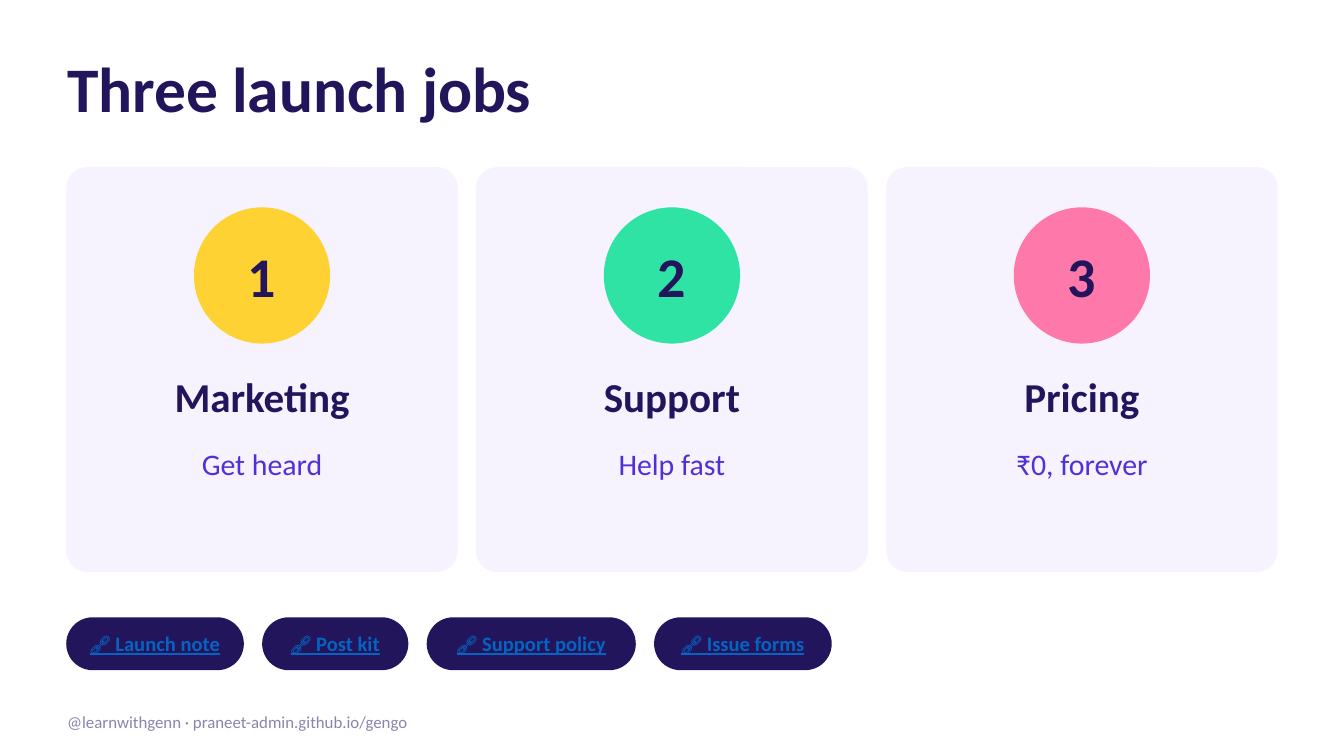
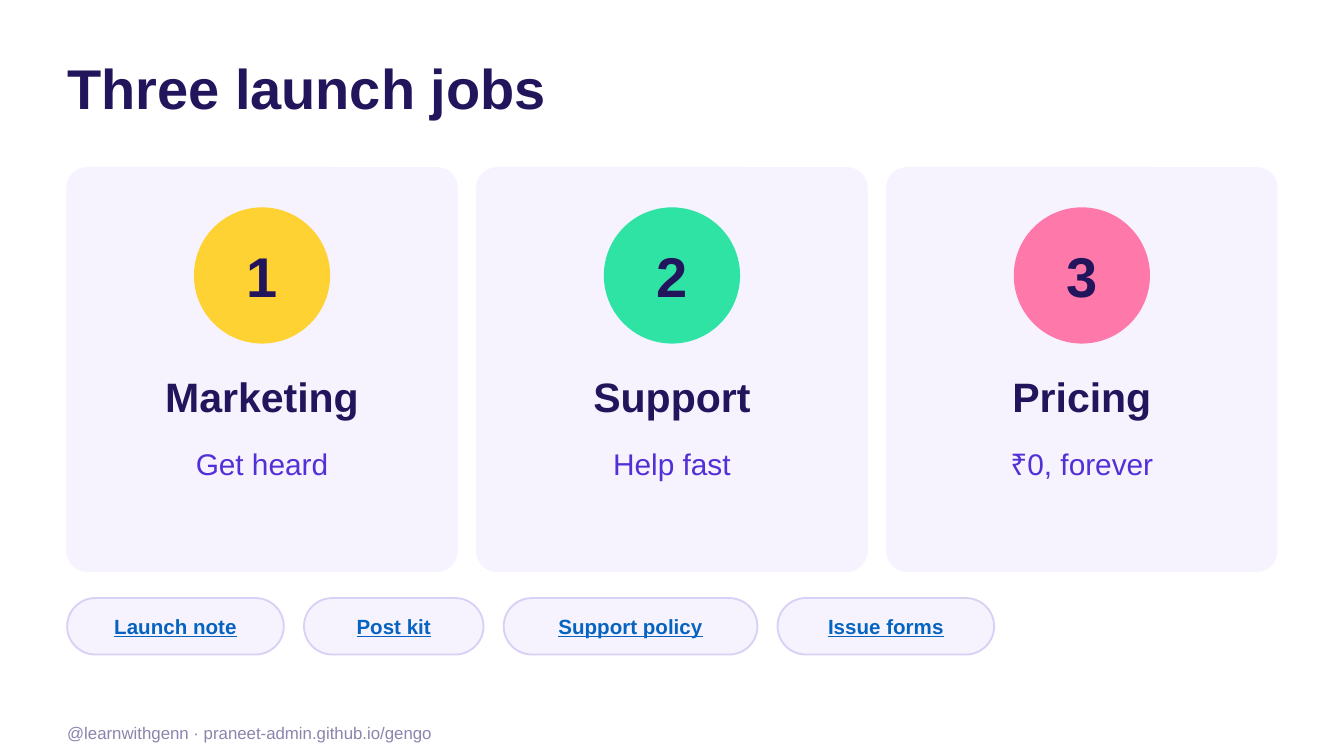
Before and after one commit to praneet-admin/gengo, a slide deck: slide 4 of launch/Gengo-Marketing-Glance.pptx. Drawn at 1344x756 pixels with LibreOffice and Linux fonts; fonts in the diff are those of the drawing. Boxes give left, top, right and bottom in pixels: in the first picture for what was removed or moved away, otherwise in the second. Text is boxed around its words. In the diff, an @@ line names an element or a change of style, - is before the commit and + after.

Commit message:
Launch deck: Zoho-safe link chips

```diff
--- a/launch/Gengo-Marketing-Glance.pptx
+++ b/launch/Gengo-Marketing-Glance.pptx
@@ text "Three launch jobs" at [67, 68, 546, 119]: size 34 to 30 pt, font Calibri to Arial @@
@@ rounded rectangle: place and size @@
-rounded rectangle at [67, 618, 243, 669]
+rounded rectangle at [67, 598, 284, 655]
@@ rounded rectangle: place and size @@
-rounded rectangle at [263, 618, 407, 669]
+rounded rectangle at [304, 598, 484, 655]
@@ rounded rectangle: place and size @@
-rounded rectangle at [427, 618, 634, 669]
+rounded rectangle at [504, 598, 758, 655]
@@ fill #23155C to #F6F3FF; outline #23155C 1 pt to #D9D0F5 1 pt in 4 elements at [67, 598, 284, 655], [304, 598, 484, 655], [504, 598, 758, 655], [778, 598, 995, 655] @@
@@ rounded rectangle: place and size @@
-rounded rectangle at [655, 618, 831, 669]
+rounded rectangle at [778, 598, 995, 655]
@@ text at [114, 619, 236, 637]: text changed; font Calibri to Arial @@
-🔗 Launch note
+Launch note
@@ text at [357, 619, 431, 637]: text changed; font Calibri to Arial @@
-🔗 Post kit
+Post kit
@@ text at [558, 619, 702, 639]: text changed; font Calibri to Arial @@
-🔗 Support policy
+Support policy
@@ text at [828, 619, 943, 637]: text changed; font Calibri to Arial @@
-🔗 Issue forms
+Issue forms
@@ font Calibri to Arial in 10 elements at [246, 258, 277, 297], [165, 382, 358, 421], [196, 453, 328, 476], [656, 258, 687, 297], [593, 383, 750, 421], [613, 453, 731, 481], [1066, 258, 1097, 298], [1012, 382, 1151, 421], [1027, 453, 1153, 479], [67, 727, 432, 743] @@
@@ text "@learnwithgenn · praneet-admin.github.io/gengo": place and size @@
-text "@learnwithgenn · praneet-admin.github.io/gengo" at [67, 716, 407, 731]
+text "@learnwithgenn · praneet-admin.github.io/gengo" at [67, 727, 432, 743]
```
Also in this commit, not shown: 11 other slides changed.
